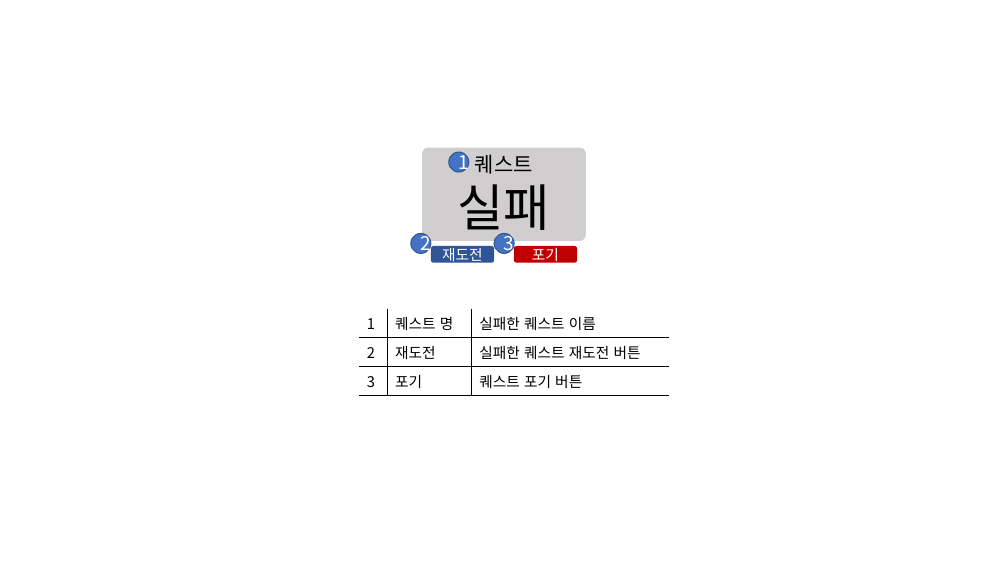
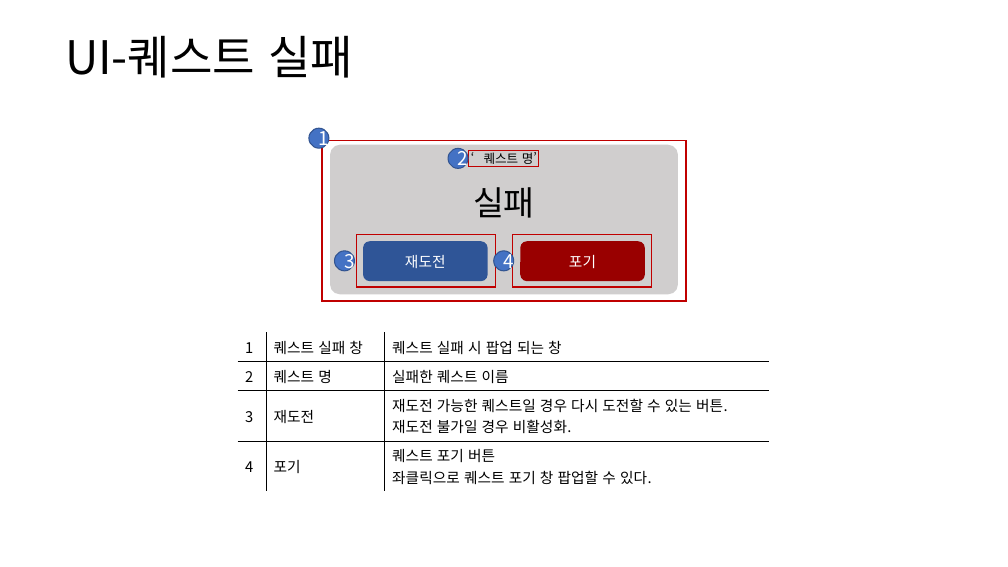
Before and after one commit to yjk0401/unityenginebasic_9th, a slide deck: slide 17 of 기획/방랑엽사전/퀘스트 시스템 기획서.pptx (slide 18 before the commit). Drawn at 1008x567 pixels with LibreOffice and Linux fonts; fonts in the diff are those of the drawing. Boxes give left, top, right and bottom in pixels: in the first picture for what was removed or moved away, otherwise in the second. Text is boxed around its words. In the diff, an @@ line names an element or a change of style, - is before the commit and + after.

```diff
--- a/기획/방랑엽사전/퀘스트 시스템 기획서.pptx
+++ b/기획/방랑엽사전/퀘스트 시스템 기획서.pptx
@@ text added at (65,35,353,78), 44 pt, text #000000 @@
+UI-퀘스트 실패
@@ ellipse "1": place and size @@
-ellipse "1" at (449,152,469,172)
+ellipse "1" at (309,129,329,148)
@@ rectangle added at (322,140,686,301), outline #C00000 1.25 pt @@
@@ rounded rectangle "‘퀘스트 명’": place and size @@
-rounded rectangle "‘퀘스트 명’" at (422,147,586,240)
+rounded rectangle "‘퀘스트 명’" at (330,144,678,294)
@@ rounded rectangle "‘퀘스트 명’" at (330,144,678,294): vertical alignment middle to top @@
@@ ellipse "2": place and size @@
-ellipse "2" at (411,234,430,253)
+ellipse "2" at (448,148,468,168)
@@ rectangle added at (468,150,538,166), outline #C00000 1.25 pt @@
@@ text in rounded rectangle at (484,150,537,167): text changed; size 20 to 12 pt @@
-퀘스트
+‘퀘스트 명’
@@ text in rounded rectangle at (473,187,535,218): size 48 to 32 pt in "실패" @@
@@ rectangle added at (357,234,496,287), outline #C00000 1.25 pt @@
@@ rectangle added at (513,234,652,287), outline #C00000 1.25 pt @@
@@ ellipse "3": place and size @@
-ellipse "3" at (495,234,514,253)
+ellipse "3" at (334,251,354,271)
@@ rounded rectangle "재도전": place and size @@
-rounded rectangle "재도전" at (431,246,495,262)
+rounded rectangle "재도전" at (363,241,488,281)
@@ ellipse added at (494,251,513,271), fill #4472C4, outline #325491 1 pt, 18 pt, text #FFFFFF @@
+4
@@ rounded rectangle "포기": place and size @@
-rounded rectangle "포기" at (514,246,578,262)
+rounded rectangle "포기" at (520,241,645,281)
@@ rounded rectangle "포기" at (520,241,645,281): fill #C00000 to #990000 @@
@@ table at (237,333,770,488) @@
-row 1: 1 | 퀘스트 명 | 실패한 퀘스트 이름
-row 2: 2 | 재도전 | 실패한 퀘스트 재도전 버튼
-row 3: 3 | 포기 | 퀘스트 포기 버튼
+row 1: 1 | 퀘스트 실패 창 | 퀘스트 실패 시 팝업 되는 창
+row 2: 2 | 퀘스트 명 | 실패한 퀘스트 이름
+row 3: 3 | 재도전 | 재도전 가능한 퀘스트일 경우 다시 도전할 수 있는 버튼. / 재도전 불가일 경우 비활성화.
+row 4: 4 | 포기 | 퀘스트 포기 버튼 / 좌클릭으로 퀘스트 포기 창 팝업할 수 있다.
@@ table: place and size @@
-table at (359,309,669,392)
+table at (237,333,770,488)
```
Also in this commit, not shown: 6 other slides changed, 2 slides added, 2 other files.
